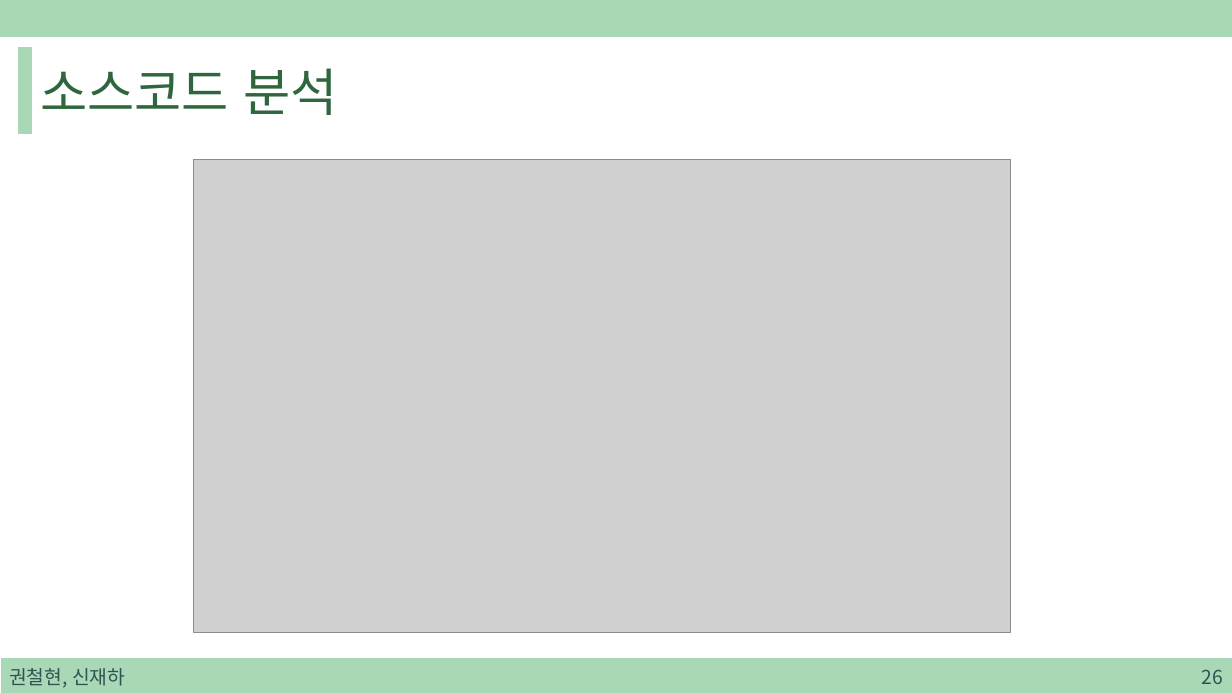
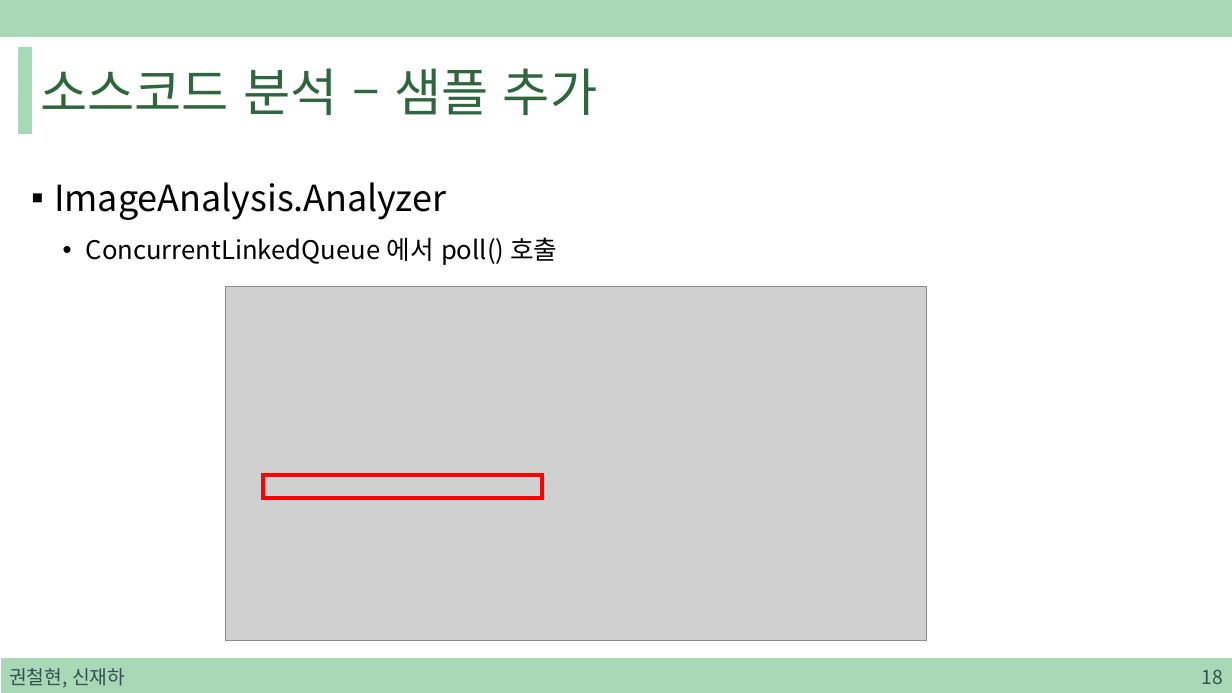
Before and after one commit to sjh4287/capston, a slide deck: slide 18 of 2022.01.21/On-Device Training.pptx (slide 26 before the commit). Drawn at 1232x693 pixels with LibreOffice and Linux fonts; fonts in the diff are those of the drawing; grey boxes stand for pictures. Boxes give left, top, right and bottom in pixels: in the first picture for what was removed or moved away, otherwise in the second. Text is boxed around its words. In the diff, an @@ line names an element or a change of style, - is before the commit and + after.

```diff
--- a/2022.01.21/On-Device Training.pptx
+++ b/2022.01.21/On-Device Training.pptx
@@ title at bbox=[41, 68, 597, 115]: text changed @@
-소스코드 분석
+소스코드 분석 – 샘플 추가
@@ text added at bbox=[54, 182, 557, 265], 20 pt, text #000000 @@
+▪ ImageAnalysis.Analyzer
+  • ConcurrentLinkedQueue 에서 poll() 호출
@@ picture: place and size @@
-picture at bbox=[193, 160, 1011, 633]
+picture at bbox=[226, 287, 927, 640]
@@ rectangle added at bbox=[263, 475, 543, 497], outline #FF0000 3 pt @@
@@ page number at bbox=[1201, 670, 1222, 684]: text changed @@
-26
+18
```
Also in this commit, not shown: 22 other slides changed, 8 slides removed.
